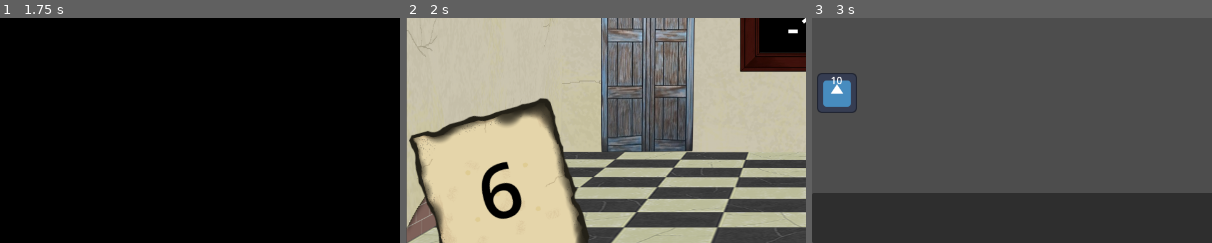
Above: before the commit, frames 1-3 (left to right).
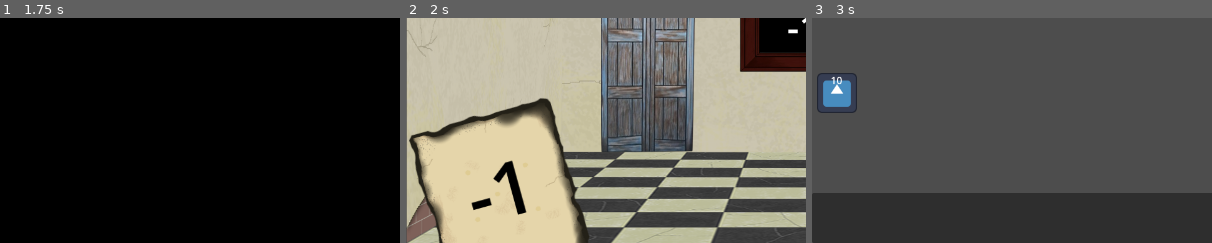
Above: after the commit, the same moments.

Repository: Combativ/AlgoDitTutorial
Game: Godot game, scene res://scenes/main.tscn
Two runs of this game, one before a commit and one after it. Both use one fixed random seed, a clock stepped at 60 frames per second and the inputs below. The engine's default icon, where the game draws it, is replaced by a stand-in: a white triangle on a blue panel in a dark square.
Inputs (mouse positions are % of the whole screen's width and height, from its top left):
- Up to frame 1 (1.75 s): click "Search Phase" at 0.5 s; click (50, 52) at 1.25 s
- Up to frame 2 (2 s): no input
- Up to frame 3 (3 s): move the mouse to (72, 45) at 2.02 s; click (72, 45) at 2.17 s; click "Buildphase" at 2.75 s
The pictures show only the part of the screen within x 0-50%, y 50-100%; the shares and areas given below are measured in that part.

Frame 1 is identical in both runs. In frame 2, 1.6% of the frame differs, in the area x 16-31%, y 63-90%; in frame 3, nothing differs.
Error before the commit: Invalid call. Nonexistent function 'get_left_child_node' in base 'Nil'. (res://scenes/search_phase/scripts/search_phase.gd:46)

Commit message:
Bugfixing
Problem mit der Random-destination_room generation bei übergabe eines leeren Baumes behoben

Diff:
--- a/scenes/search_phase/scripts/search_phase.gd
+++ b/scenes/search_phase/scripts/search_phase.gd
@@ -27,7 +27,7 @@
 ##if random_destination_room_generating is true the chosen room is random (room belongs to
 static func create_destination_room(random_destination_room_generating: bool) -> void:
 	var room: SnapTargetNode = Global.tree_root
-	if(room != null):
+	if(room != null && room.get_height(room) > 1):
 		var running: bool = true
 		while (running):
 			if(room.get_height(room.get_left_child_node()) < room.get_height(room.get_right_child_node())):
@@ -46,6 +46,8 @@
 			if (room.get_left_child_node() == null && room.get_right_child_node() == null):
 				running = false
 		Global.destination_room = room
+	elif (room != null):
+		Global.destination_room = room
 	else:
 		Global.destination_room = null
 
